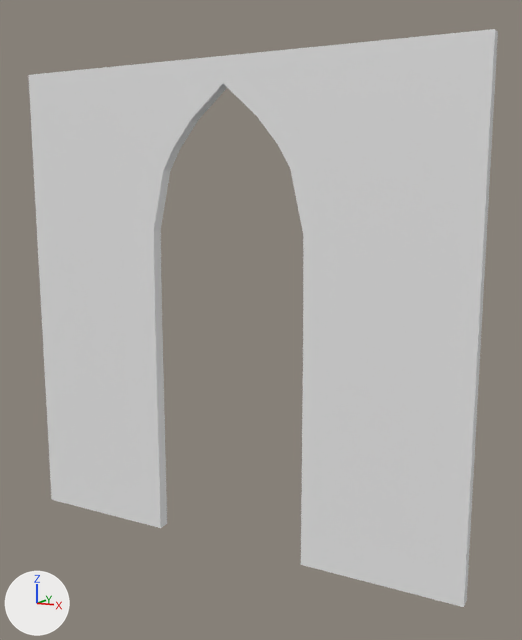
The Blender file Assets/Goth_Walls.blend, before and after one commit.
Before and after are seen from a camera (50 mm lens) standing at (9.89, -9.94, 6.0) and looking at (4.48, 0.33, 3.91). The axes (+X, +Y, +Z) are drawn at lower left. The lights are the same throughout. The same objects are shown in both versions, whatever each file hides.

The scene before the commit, as lines of its bpy script (objects in view):
```python
me_goth_wall_side_archs_lod_a = bpy.data.meshes.new('Goth_Wall_Side_Archs_LOD_A')
me_goth_wall_side_archs_lod_a.from_pydata(...)  # 76 vertices, 74 faces; spans x 0.0..8.0, y 0.0..0.2, z 0.0..8.0
ob_goth_wall_side_archs_lod_a = bpy.data.objects.new('Goth_Wall_Side_Archs_LOD_A', me_goth_wall_side_archs_lod_a)
ob_goth_wall_side_archs_lod_a.location = (0.0, 0.0, 0.0)
```
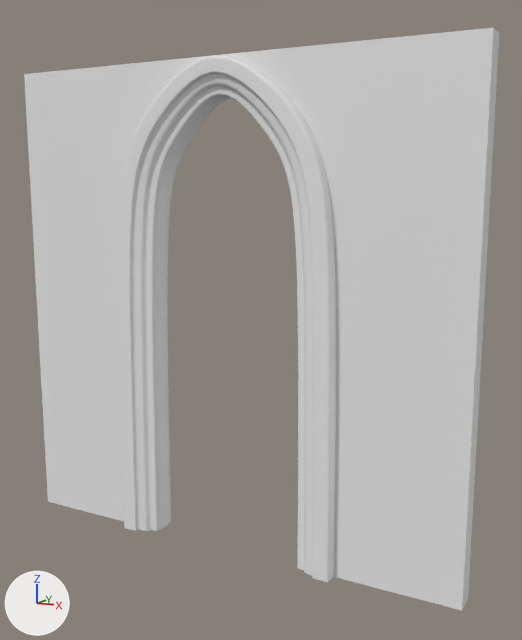
The change, as a list of edits to the scene's bpy script:
```text
Change me_goth_wall_side_archs_lod_a:
    where me_goth_wall_side_archs_lod_a.from_pydata(...)  # 76 vertices, 74 faces; spans x 0.0..8.0, y 0.0..0.2, z 0.0..8.0
    used by ob_goth_wall_side_archs_lod_a; location = (0.0, 0.0, 0.0)
    me_goth_wall_side_archs_lod_a part 1: the whole mesh is scaled about its middle by (1, 2, 1)
Add cu_goth_wall_side_archs_lod_a_curve:
    cu_goth_wall_side_archs_lod_a_curve = bpy.data.curves.new('Goth_Wall_Side_Archs_LOD_A_Curve', 'CURVE')
    cu_goth_wall_side_archs_lod_a_curve.dimensions = '3D'
    _sp = cu_goth_wall_side_archs_lod_a_curve.splines.new('POLY'); _sp.points.add(10)
    _sp.points.foreach_set('co', [2.614, 0.1, 0.0, 0.0, 2.629, 0.1, 5.333, 0.0, 2.856, 0.1, 6.312, 0.0, 3.068, 0.1, 6.667, 0.0, 3.406, 0.1, 7.086, 0.0, 4.0, 0.1, 7.598, 0.0, 4.595, 0.1, 7.086, 0.0, 4.933, 0.1, 6.667, 0.0, 5.144, 0.1, 6.312, 0.0, 5.371, 0.1, 5.333, 0.0, 5.386, 0.1, 0.0, 0.0])
    _sp.order_v = 0
    _sp.resolution_v = 0
    _sp.use_endpoint_u = True
    cu_goth_wall_side_archs_lod_a_curve.use_path_clamp = True
    cu_goth_wall_side_archs_lod_a_curve.bevel_mode = 'OBJECT'
    cu_goth_wall_side_archs_lod_a_curve.bevel_resolution = 0
    cu_goth_wall_side_archs_lod_a_curve.fill_mode = 'HALF'
    cu_goth_wall_side_archs_lod_a_curve.bevel_object = ob_goth_wall_side_archs_lod_a_profile
Add cu_vert_001:
    cu_vert_001 = bpy.data.curves.new('Vert.001', 'CURVE')
    cu_vert_001.dimensions = '3D'
    _sp = cu_vert_001.splines.new('POLY'); _sp.points.add(17)
    _sp.points.foreach_set('co', [0.321, 0.206, 0.346, 0.0, 0.321, 0.0889, 0.346, 0.0, 0.233, 0.0889, 0.346, 0.0, 0.233, 0.0174, 0.346, 0.0, 0.233, -0.0219, 0.346, 0.0, -0.233, -0.0219, 0.346, 0.0, -0.233, 0.0174, 0.346, 0.0, -0.233, 0.0889, 0.346, 0.0, -0.321, 0.0889, 0.346, 0.0, -0.321, 0.206, 0.346, 0.0, -0.398, 0.206, 0.346, 0.0, -0.398, 0.222, 0.346, 0.0, -0.398, 0.372, 0.346, 0.0, -0.398, 0.391, 0.346, 0.0, 0.398, 0.391, 0.346, 0.0, 0.398, 0.372, 0.346, 0.0, 0.398, 0.222, 0.346, 0.0, 0.398, 0.206, 0.346, 0.0])
    _sp.order_v = 0
    _sp.resolution_v = 0
    _sp.use_cyclic_u = True
    _sp.use_smooth = False
    cu_vert_001.use_path_clamp = True
    cu_vert_001.bevel_resolution = 0
    cu_vert_001.fill_mode = 'HALF'
Add ob_goth_wall_side_archs_lod_a_curve:
    ob_goth_wall_side_archs_lod_a_curve = bpy.data.objects.new('Goth_Wall_Side_Archs_LOD_A_Curve', cu_goth_wall_side_archs_lod_a_curve)
    ob_goth_wall_side_archs_lod_a_curve.location = (0.0, 0.0, 0.0)
    _m = ob_goth_wall_side_archs_lod_a_curve.modifiers.new('Subsurf', 'SUBSURF')
    _m.levels = 2
Add ob_goth_wall_side_archs_lod_a_profile:
    ob_goth_wall_side_archs_lod_a_profile = bpy.data.objects.new('Goth_Wall_Side_Archs_LOD_A_Profile', cu_vert_001)
    ob_goth_wall_side_archs_lod_a_profile.location = (0.0, 0.0, 0.0)
    ob_goth_wall_side_archs_lod_a_profile.rotation_euler = (0.0, 0.0, 1.571)  # degrees (0, 0, 90)
    ob_goth_wall_side_archs_lod_a_profile.scale = (1.0, 1.58, 1.0)
```

Location of each change, [x1, y1, x2, y2] in pixels of the pictures (522 x 640 px):
'Goth_Wall_Side_Archs_LOD_A', mesh rescaled: before [28, 29, 498, 607]; after [24, 28, 499, 611]
'Goth_Wall_Side_Archs_LOD_A_Curve', added: after [118, 55, 336, 582]
